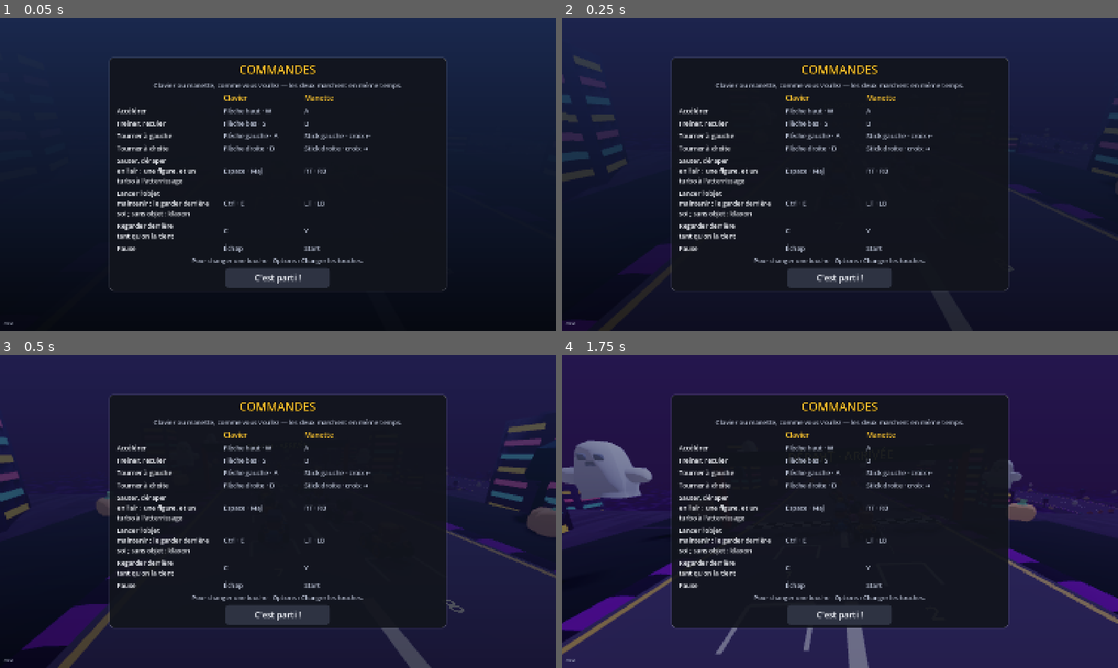
Above: before the commit, frames 1-4 (two rows, left to right).
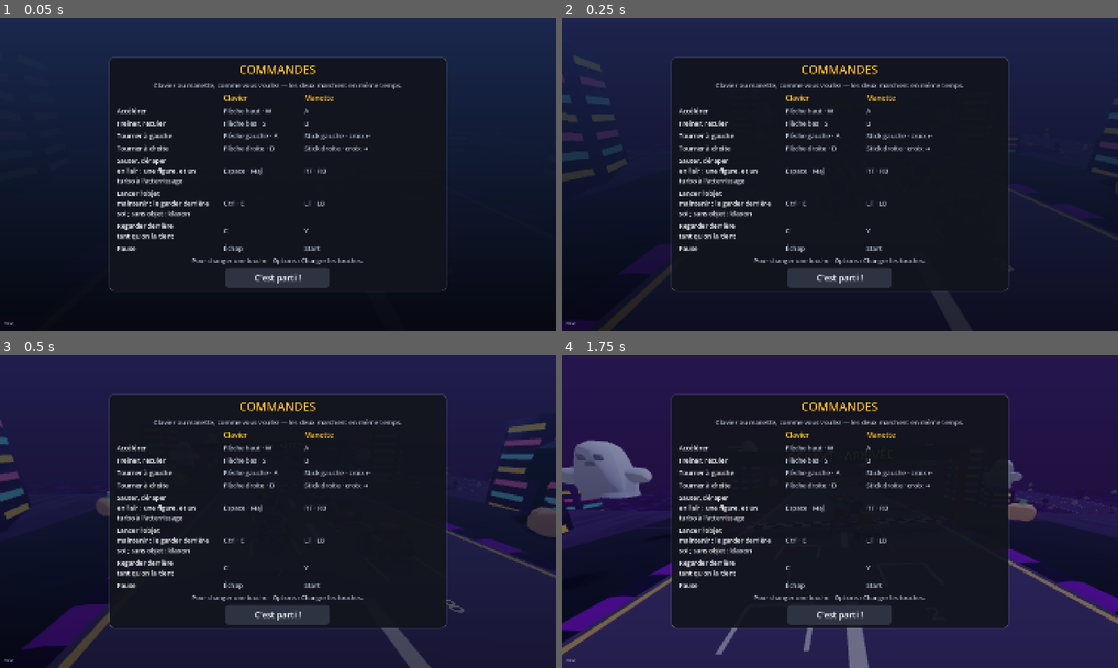
Above: after the commit, the same moments.

Repository: Ajustor/superKart
Game: Godot game, scene res://scenes/ui/main_menu.tscn
Same seed, same stepped clock (60 frames per second), same inputs: the game is played once before the commit and once after it.
Inputs (mouse positions are in pixels of both pictures, inside the frame that each line leads up to):
- Up to frame 1 (0.05 s): no input
- Up to frame 2 (0.25 s): no input
- Up to frame 3 (0.5 s): no input
- Up to frame 4 (1.75 s): tap Enter at 0.5 s; move the mouse to (962, 495) at 0.52 s; hold Right (steer_right) 0.53-1.25 s; hold Space (drift) 0.53-1.25 s; click (962, 495) at 0.67 s; drag from (728, 527) to (812, 574) at 1.27 s

The runs differ from the first frame. In frame 4, less than 0.1% of the frame differs, in the area x 0-100%, y 27-96%.

Commit message:
perf: le bitume ne se recoupe que la ou l'ecart se mesure
La section est recoupee tant que ses triangles, mesures au milieu en cinq
points, s'ecartent de plus de 1,5 cm de la courbe, plutot que d'apres une
estimation : moins de triangles, et sous 1 % de points a plus de 2 cm sur
circuit_01, coeur_terre, echelle_celeste et pic_lacets.

Co-Authored-By: Claude Opus 5.5 <noreply@anthropic.com>
Claude-Session: https://claude.ai/code/session_018tG4pt7FLSnRgn4vGZZsXU

Diff:
--- a/scripts/track/track_builder.gd
+++ b/scripts/track/track_builder.gd
@@ -207,55 +207,75 @@
 
 
 ## L'écart toléré entre le bitume et la courbe, au milieu d'une section.
-const ECART_MAX := 0.01
-## Une bande d'une section tordue fait au plus cette largeur.
-const BANDE_MAX := 3.0
-
-
+const ECART_MAX := 0.015
+## Les écarts latéraux où on le mesure, en fraction de la demi-largeur.
+const MESURES := [-0.98, -0.5, 0.0, 0.5, 0.98]
+
+
+## Une section de route, de d0 à d1.
+##
+## Une section dont le dévers change d'un bout à l'autre est un
+## quadrilatère tordu : coupé selon une seule diagonale, son milieu passait
+## jusqu'à 20 cm sous la courbe, sous un marquage qui flottait. Elle est
+## recoupée dans la longueur, en bandes, chacune d'autant moins tordue ; et
+## si le milieu reste à plus de ECART_MAX de la courbe (le dévers ne change
+## pas d'un pas régulier, la pente s'arrondit), coupée en deux dans le sens
+## de la marche. Une section plate garde ses deux triangles.
 static func _section(outil: SurfaceTool, track: TrackCurve, d0: float, d1: float,
 		couleurs: PackedColorArray = PackedColorArray()) -> void:
-	# Le dévers ne change pas toujours d'un pas régulier : au milieu de la
-	# section, le bord peut passer au-dessus ou au-dessous de la corde qui
-	# joint ses deux bouts. On la coupe alors en deux, dans le sens de la
-	# marche. Seule la hauteur compte : à plat, la corde d'un virage est la
-	# même pour toutes les routes.
-	if d1 - d0 > 0.25:
-		var m := (d0 + d1) * 0.5
-		for lateral: float in [-track.half_width, 0.0, track.half_width]:
-			var vrai := track.position_at(m) + track.right_at(m) * lateral
-			var corde := (track.position_at(d0) + track.right_at(d0) * lateral
-				+ track.position_at(d1) + track.right_at(d1) * lateral) * 0.5
-			if absf(vrai.y - corde.y) > ECART_MAX:
-				_section(outil, track, d0, m, couleurs)
-				_section(outil, track, m, d1, couleurs)
-				return
 	var largeur := track.half_width * 2.0
 	var p0 := track.position_at(d0)
 	var p1 := track.position_at(d1)
 	var r0 := track.right_at(d0)
 	var r1 := track.right_at(d1)
-	# Une section dont le dévers change d'un bout à l'autre est un
-	# quadrilatère tordu : coupé selon une seule diagonale, son milieu
-	# passait jusqu'à 20 cm sous la courbe, sous un marquage qui flottait.
-	# Recoupée dans la longueur, en bandes, chacune n'est plus tordue que
-	# d'autant moins. Une section plate garde ses deux triangles.
-	var g0 := p0 - r0 * track.half_width
-	var g1 := p1 - r1 * track.half_width
-	var dr0 := p0 + r0 * track.half_width
-	var dr1 := p1 + r1 * track.half_width
-	var plan := Plane(g0, g1, dr0)
-	var torsion := absf(plan.distance_to(dr1))
-	var bandes := 1
-	if torsion * 0.25 > ECART_MAX:
-		bandes = maxi(ceili(largeur / BANDE_MAX), ceili(torsion * 0.25 / ECART_MAX))
+	var torsion := absf(Plane(p0 - r0 * track.half_width, p1 - r1 * track.half_width,
+		p0 + r0 * track.half_width).distance_to(p1 + r1 * track.half_width))
+	var bandes := maxi(ceili(torsion * 0.25 / ECART_MAX), 1)
 	# Les couleurs de l'arc-en-ciel découpent déjà la chaussée : chacune
 	# est recoupée de même.
 	var n := maxi(couleurs.size(), 1)
-	var par_couleur := maxi(ceili(float(bandes) / n), 1) if bandes > 1 else 1
+	var par_couleur := ceili(float(bandes) / n) if bandes > 1 else 1
+	var bords := PackedFloat32Array()
+	for k in n * par_couleur + 1:
+		bords.append(-track.half_width + largeur * float(k) / float(n * par_couleur))
+	if d1 - d0 > 0.25 and _ecart(track, d0, d1, bords) > ECART_MAX:
+		var m := (d0 + d1) * 0.5
+		_section(outil, track, d0, m, couleurs)
+		_section(outil, track, m, d1, couleurs)
+		return
 	for j in n:
 		if not couleurs.is_empty():
 			outil.set_color(couleurs[j])
 		for k in par_couleur:
-			var g := -track.half_width + largeur * float(j * par_couleur + k) / float(n * par_couleur)
-			var d := -track.half_width + largeur * float(j * par_couleur + k + 1) / float(n * par_couleur)
+			var g := bords[j * par_couleur + k]
+			var d := bords[j * par_couleur + k + 1]
 			_quad(outil, p0 + r0 * g, p1 + r1 * g, p0 + r0 * d, p1 + r1 * d)
+
+
+## Le plus grand écart vertical, au milieu de la section, entre la courbe et
+## ses bandes coupées en triangles (voir _quad).
+static func _ecart(track: TrackCurve, d0: float, d1: float, bords: PackedFloat32Array) -> float:
+	var p0 := track.position_at(d0)
+	var p1 := track.position_at(d1)
+	var r0 := track.right_at(d0)
+	var r1 := track.right_at(d1)
+	var m := (d0 + d1) * 0.5
+	var pire := 0.0
+	for f: float in MESURES:
+		var vrai := track.position_at(m) + track.right_at(m) * track.half_width * f
+		var depuis := vrai + Vector3.UP * 5.0
+		var trouve := false
+		for k in bords.size() - 1:
+			var a0 := p0 + r0 * bords[k]
+			var a1 := p1 + r1 * bords[k]
+			var b0 := p0 + r0 * bords[k + 1]
+			var b1 := p1 + r1 * bords[k + 1]
+			for t: Array in [[a0, a1, b0], [b0, a1, b1]]:
+				var touche: Variant = Geometry3D.ray_intersects_triangle(depuis, Vector3.DOWN, t[0], t[1], t[2])
+				if touche != null:
+					pire = maxf(pire, absf((touche as Vector3).y - vrai.y))
+					trouve = true
+					break
+			if trouve:
+				break
+	return pire
